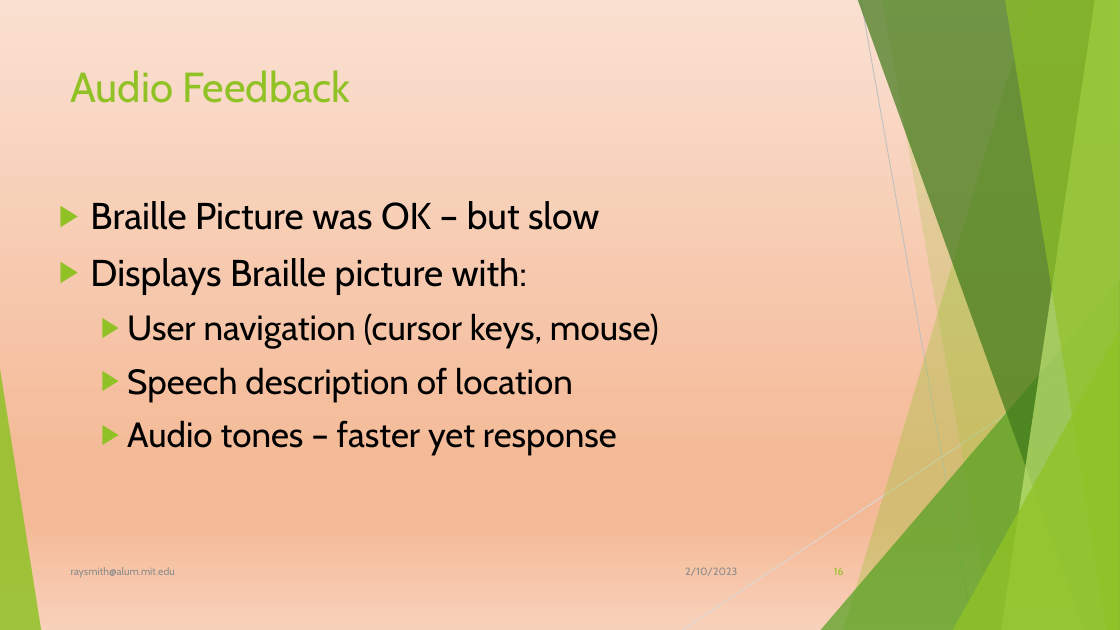
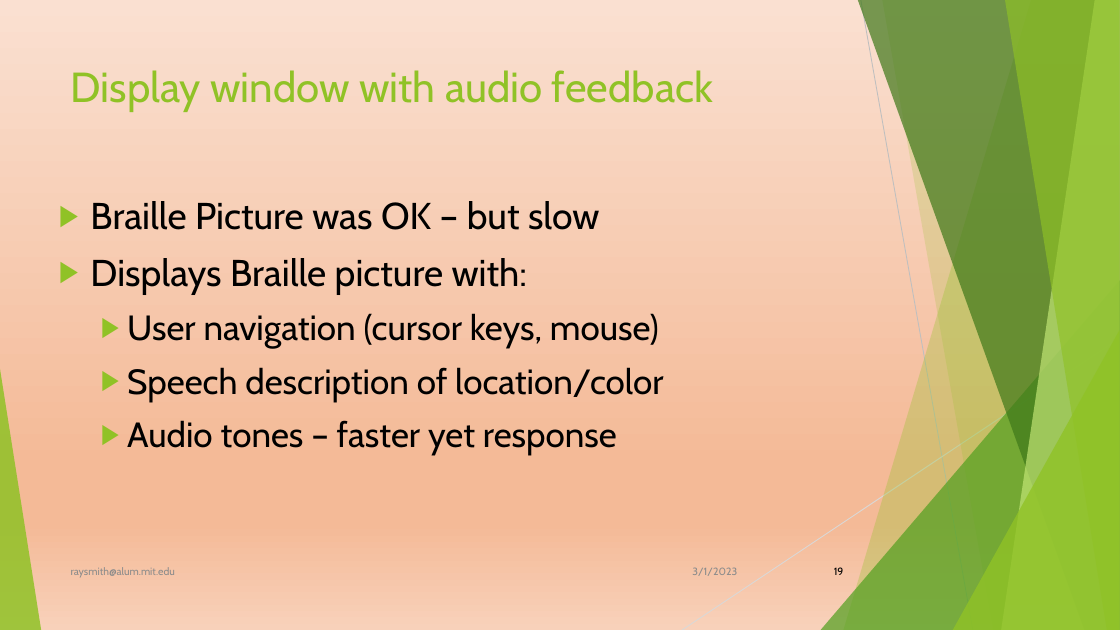
Before and after one commit to raysmith619/Introduction-To-Programming, a slide deck: slide 19 of Docs/ForTheBlind/Implementing Visually Impaired Introduction.pptx (slide 16 before the commit). Drawn at 1120x630 pixels with LibreOffice and Linux fonts; fonts in the diff are those of the drawing; background and template pictures are left out. Boxes give left, top, right and bottom in pixels: in the first picture for what was removed or moved away, otherwise in the second. Text is boxed around its words. In the diff, an @@ line names an element or a change of style, - is before the commit and + after.

```diff
--- a/Docs/ForTheBlind/Implementing Visually Impaired Introduction.pptx
+++ b/Docs/ForTheBlind/Implementing Visually Impaired Introduction.pptx
@@ title at (71,70,713,112): text changed @@
-Audio Feedback
+Display window with audio feedback
@@ text at (127,367,663,402): text changed @@
-  ▶ Speech description of location
+  ▶ Speech description of location/color
@@ text at (692,567,737,576): text changed @@
-2/10/2023
+3/1/2023
@@ page number at (834,567,844,575): text changed; text colour #90C226 to #000000 @@
-16
+19
```
Also in this commit, not shown: 17 other slides changed, 7 slides added, 4 slides removed, 4 other files.
